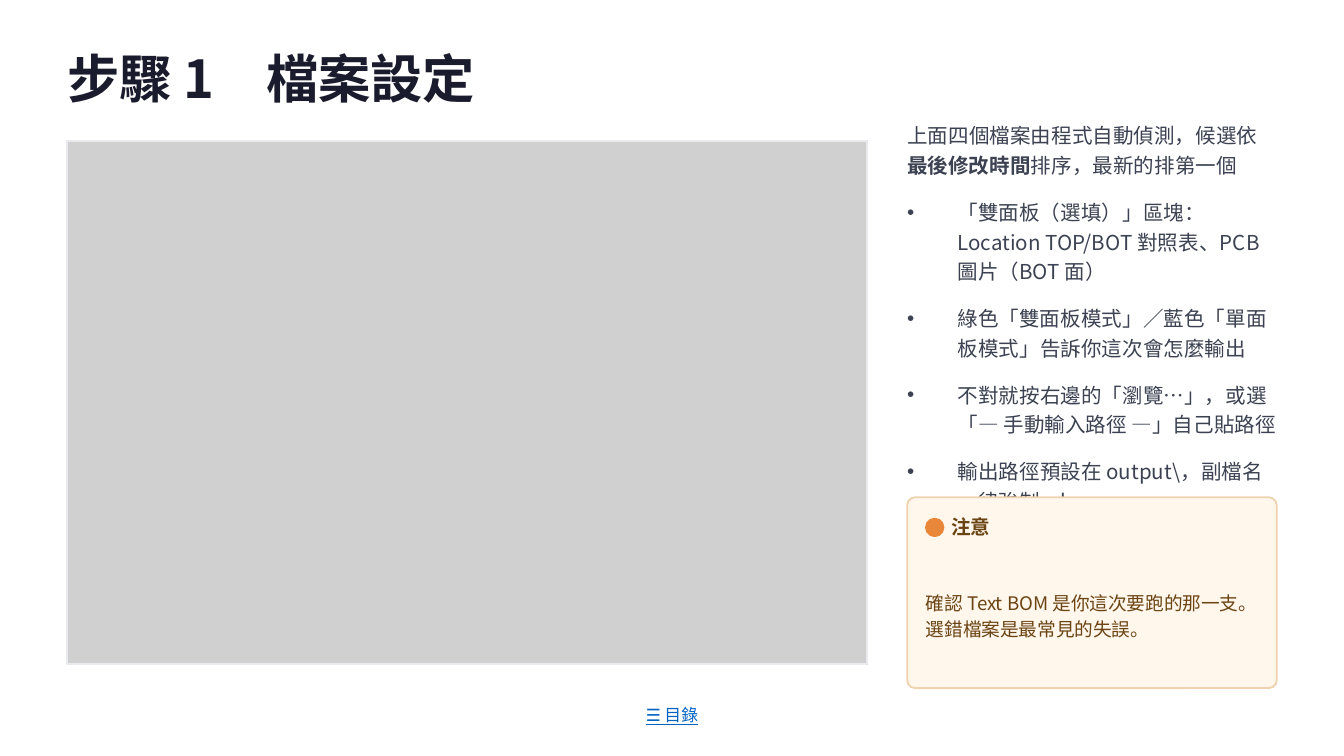
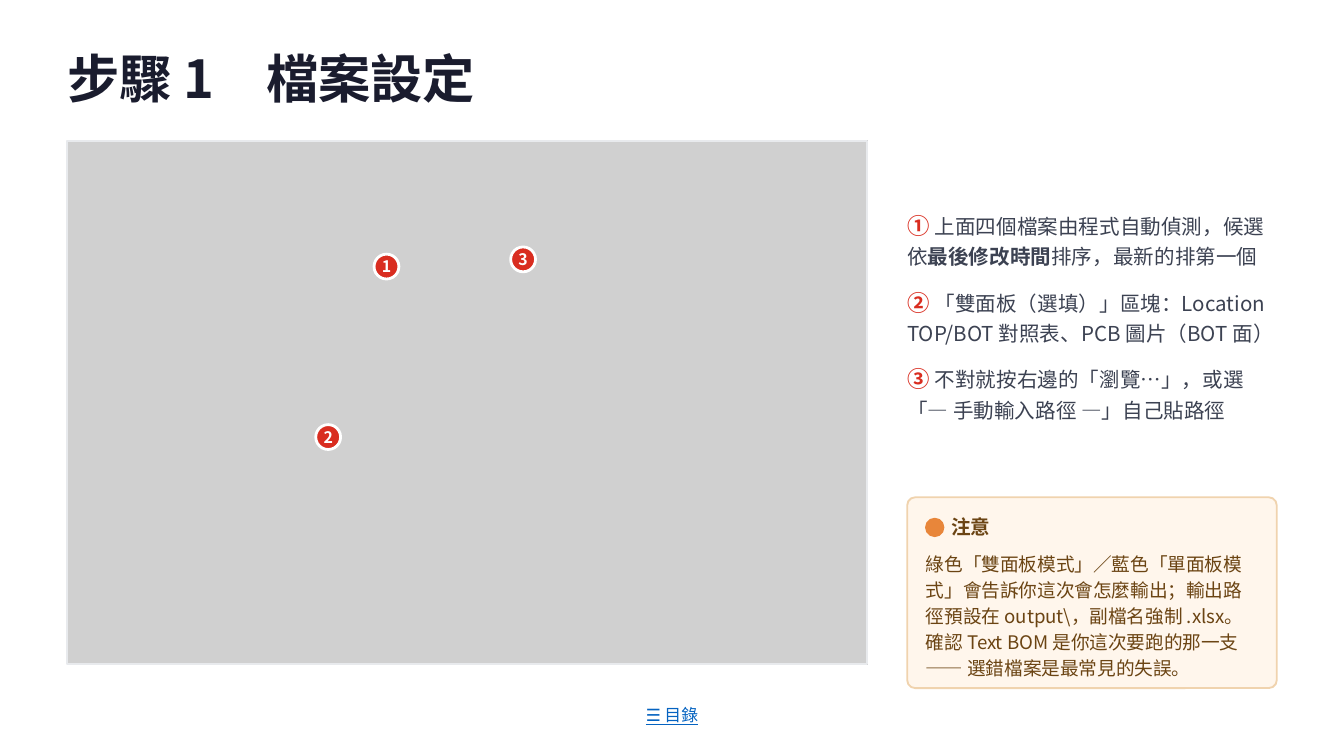
Before and after one commit to jenhochen/AI_BOM, a slide deck: slide 10 of docs/BOM_Matcher_v0.10_操作SOP.pptx. Drawn at 1344x756 pixels with LibreOffice and Linux fonts; fonts in the diff are those of the drawing; grey boxes stand for pictures. Boxes give left, top, right and bottom in pixels: in the first picture for what was removed or moved away, otherwise in the second. Text is boxed around its words. In the diff, an @@ line names an element or a change of style, - is before the commit and + after.

```diff
--- a/docs/BOM_Matcher_v0.10_操作SOP.pptx
+++ b/docs/BOM_Matcher_v0.10_操作SOP.pptx
@@ text at <box>907,215,1274,420</box>: text changed @@
-• 上面四個檔案由程式自動偵測，候選依最後修改時間排序，最新的排第一個
-• 「雙面板（選填）」區塊：Location TOP/BOT 對照表、PCB 圖片（BOT 面）
-• 綠色「雙面板模式」／藍色「單面板模式」告訴你這次會怎麼輸出
-• 不對就按右邊的「瀏覽…」，或選「— 手動輸入路徑 —」自己貼路徑
-• 輸出路徑預設在 output\，副檔名一律強制 .xlsx
+① 上面四個檔案由程式自動偵測，候選依最後修改時間排序，最新的排第一個
+② 「雙面板（選填）」區塊：Location TOP/BOT 對照表、PCB 圖片（BOT 面）
+③ 不對就按右邊的「瀏覽…」，或選「— 手動輸入路徑 —」自己貼路徑
@@ ellipse added at <box>374,254,398,278</box>, fill #D92D20, outline #FFFFFF 1.5 pt @@
@@ text added at <box>382,260,391,278</box>, 8.5 pt, text #FFFFFF, bold @@
+1
@@ ellipse added at <box>511,247,535,271</box>, fill #D92D20, outline #FFFFFF 1.5 pt @@
@@ text added at <box>518,249,527,270</box>, 8.5 pt, text #FFFFFF, bold @@
+3
@@ ellipse added at <box>316,425,340,449</box>, fill #D92D20, outline #FFFFFF 1.5 pt @@
@@ text added at <box>324,431,333,448</box>, 8.5 pt, text #FFFFFF, bold @@
+2
@@ text at <box>926,555,1243,677</box>: text changed @@
-確認 Text BOM 是你這次要跑的那一支。
-選錯檔案是最常見的失誤。
+綠色「雙面板模式」／藍色「單面板模式」會告訴你這次會怎麼輸出；輸出路徑預設在 output\，副檔名強制 .xlsx。
+確認 Text BOM 是你這次要跑的那一支 —— 選錯檔案是最常見的失誤。
```
Also in this commit, not shown: 16 other slides changed, 28 other files.
